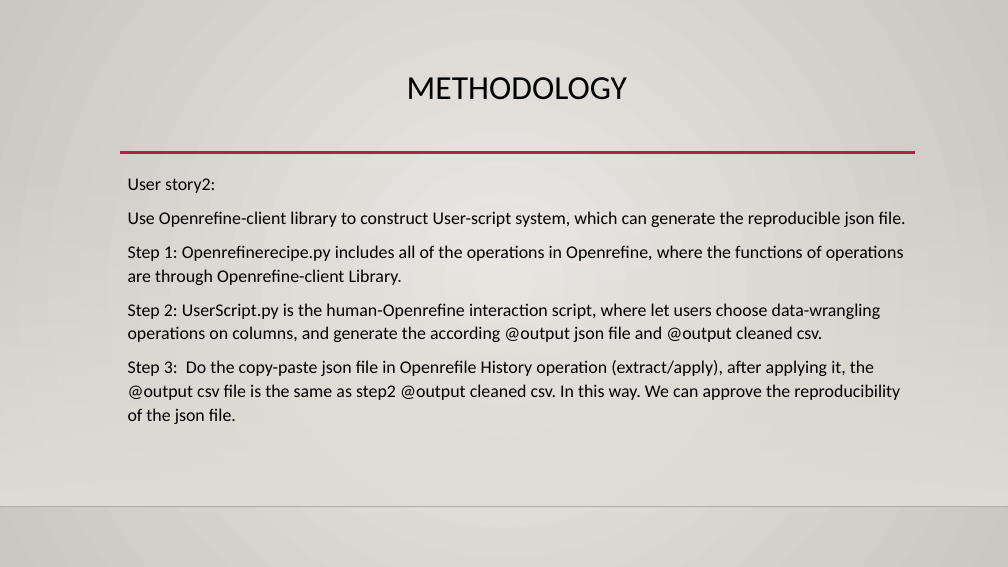
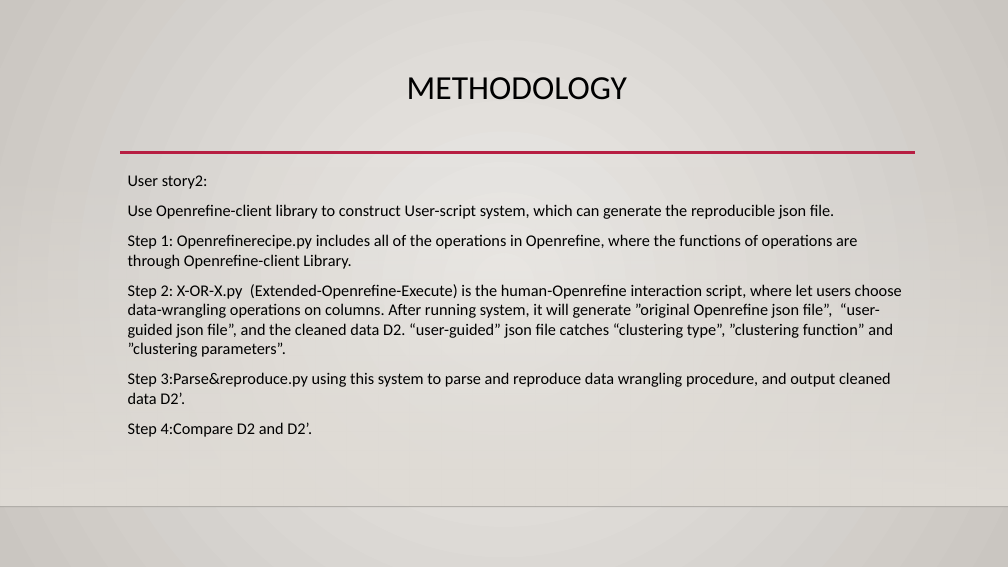
Before and after one commit to LanLi2017/WT-summer-2018-Lan-Li, a slide deck: slide 5 of OpenRefine3Operations/Menu_case/WTpresentation.pptx (slide 4 before the commit). Drawn at 1008x567 pixels with LibreOffice and Linux fonts; fonts in the diff are those of the drawing; background and template pictures are left out. Boxes give left, top, right and bottom in pixels: in the first picture for what was removed or moved away, otherwise in the second. Text is boxed around its words. In the diff, an @@ line names an element or a change of style, - is before the commit and + after.

```diff
--- a/OpenRefine3Operations/Menu_case/WTpresentation.pptx
+++ b/OpenRefine3Operations/Menu_case/WTpresentation.pptx
@@ text at (128,175,857,269): size 17 to 15.5 pt in "User story2:", "Use Openrefine-client library to construct User-script syste ...", "Step 1: Openrefinerecipe.py includes all of the ..."; line spacing 1.1 to 1 @@
@@ text at (128,284,902,437): text changed; size 17 to 15.5 pt @@
-Step 2: UserScript.py is the human-Openrefine interaction script, where let users choose data-wrangling operations on columns, and generate the according @output json file and @output cleaned csv.
-Step 3: Do the copy-paste json file in Openrefile History operation (extract/apply), after applying it, the @output csv file is the same as step2 @output cleaned csv. In this way. We can approve the reproducibility of the json file.
+Step 2: X-OR-X.py (Extended-Openrefine-Execute) is the human-Openrefine interaction script, where let users choose data-wrangling operations on columns. After running system, it will generate ”original Openrefine json file”, “user-guided json file”, and the cleaned data D2. “user-guided” json file catches “clustering type”, ”clustering function” and ”clustering parameters”.
+Step 3:Parse&reproduce.py using this system to parse and reproduce data wrangling procedure, and output cleaned data D2’.
+Step 4:Compare D2 and D2’.
```
Also in this commit, not shown: 3 other slides changed, 2 slides added.
